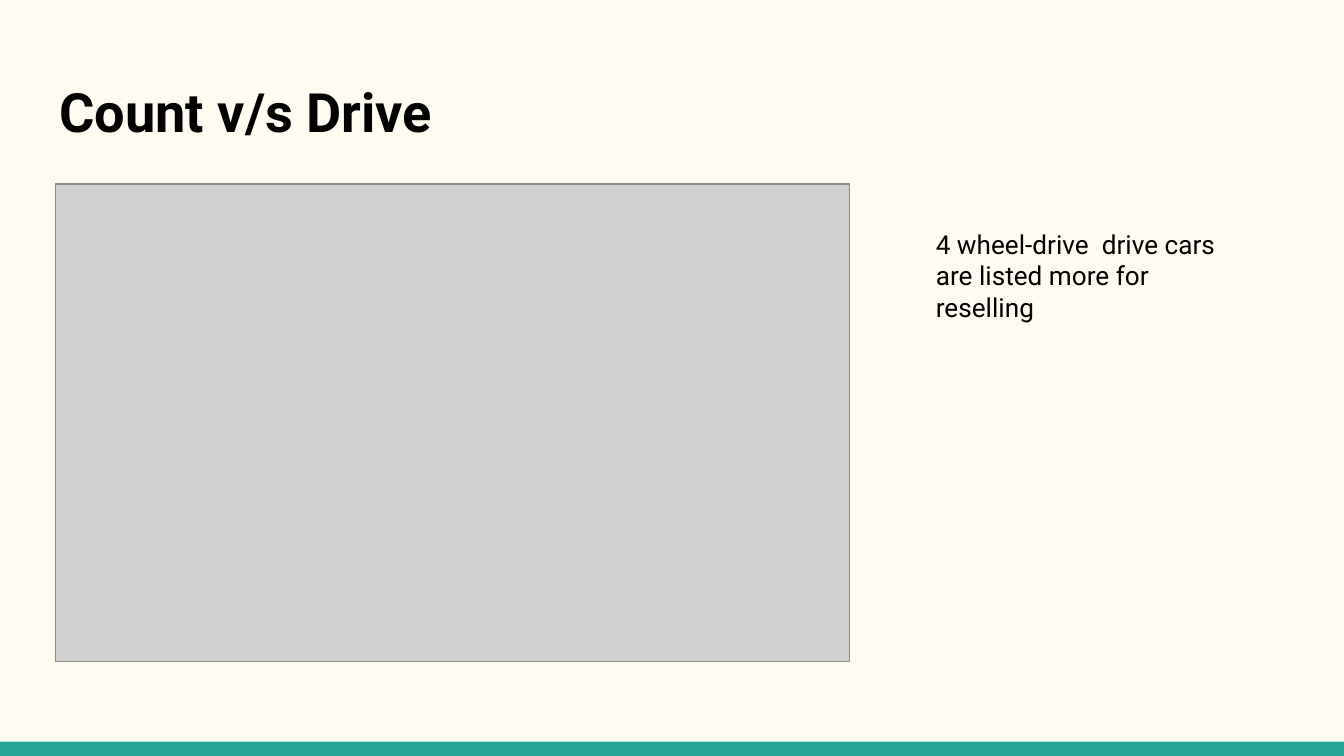
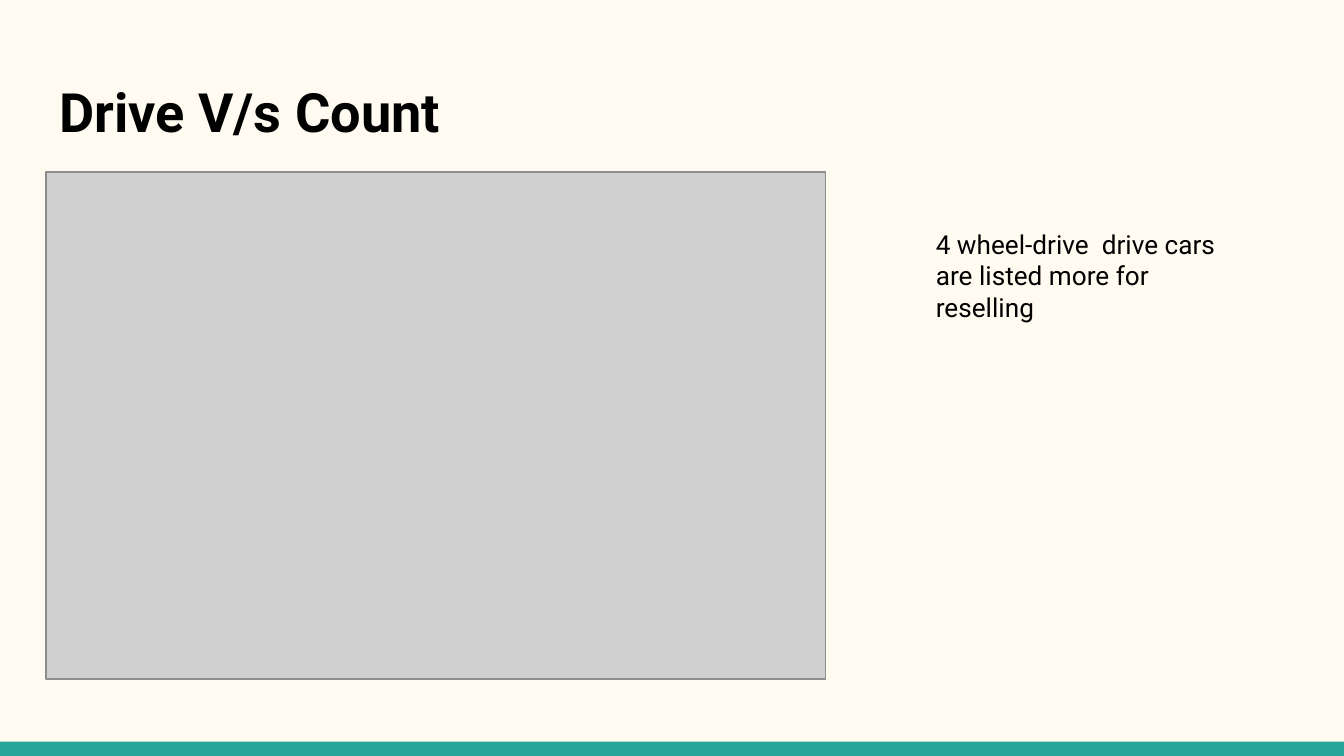
Before and after one commit to harshalad0302/255_project, a slide deck: slide 9 of 255Project- Used Cars.pptx. Drawn at 1344x756 pixels with LibreOffice and Linux fonts; fonts in the diff are those of the drawing; grey boxes stand for pictures. Boxes give left, top, right and bottom in pixels: in the first picture for what was removed or moved away, otherwise in the second. Text is boxed around its words. In the diff, an @@ line names an element or a change of style, - is before the commit and + after.

```diff
--- a/255Project- Used Cars.pptx
+++ b/255Project- Used Cars.pptx
@@ title at [59,92,440,136]: text changed @@
-Count v/s Drive
+Drive V/s Count
@@ picture: place and size @@
-picture at [55,184,849,661]
+picture at [46,172,825,679]
```
Also in this commit, not shown: 17 other slides changed, 3 slides added, 1 slide removed.
